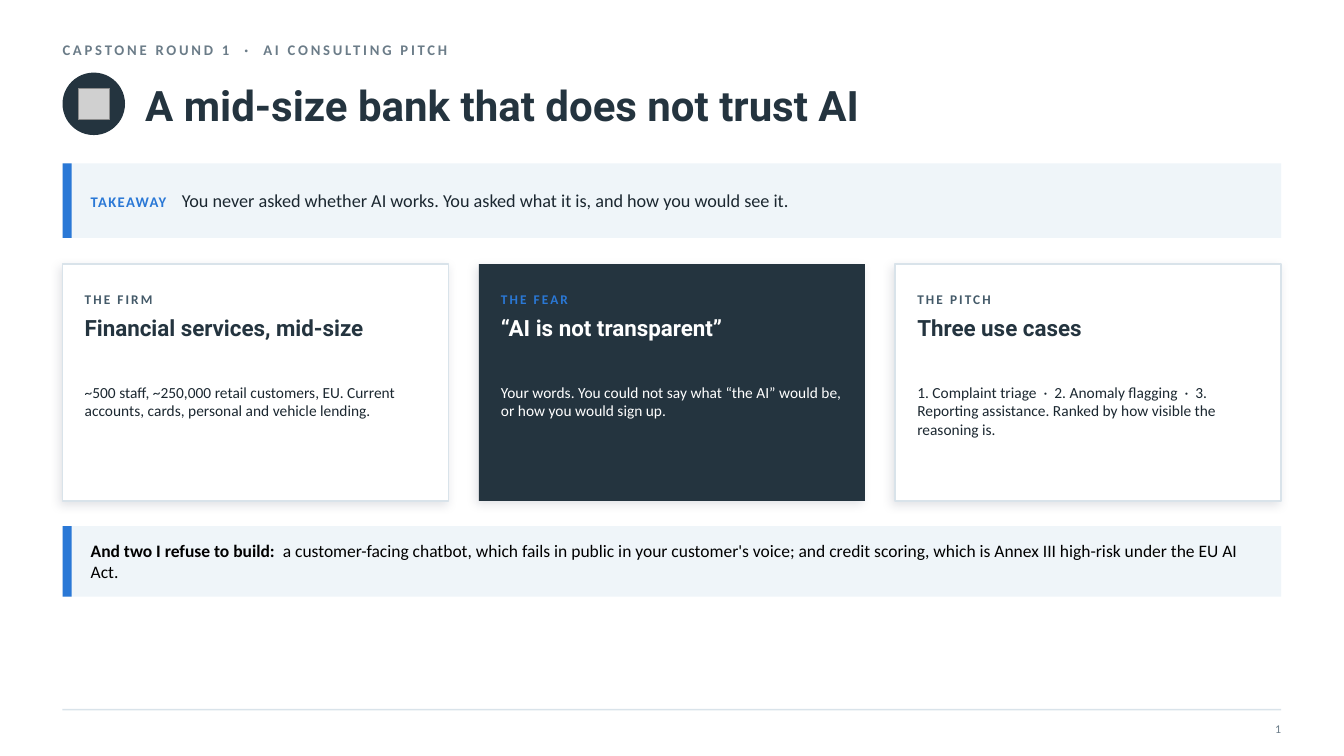
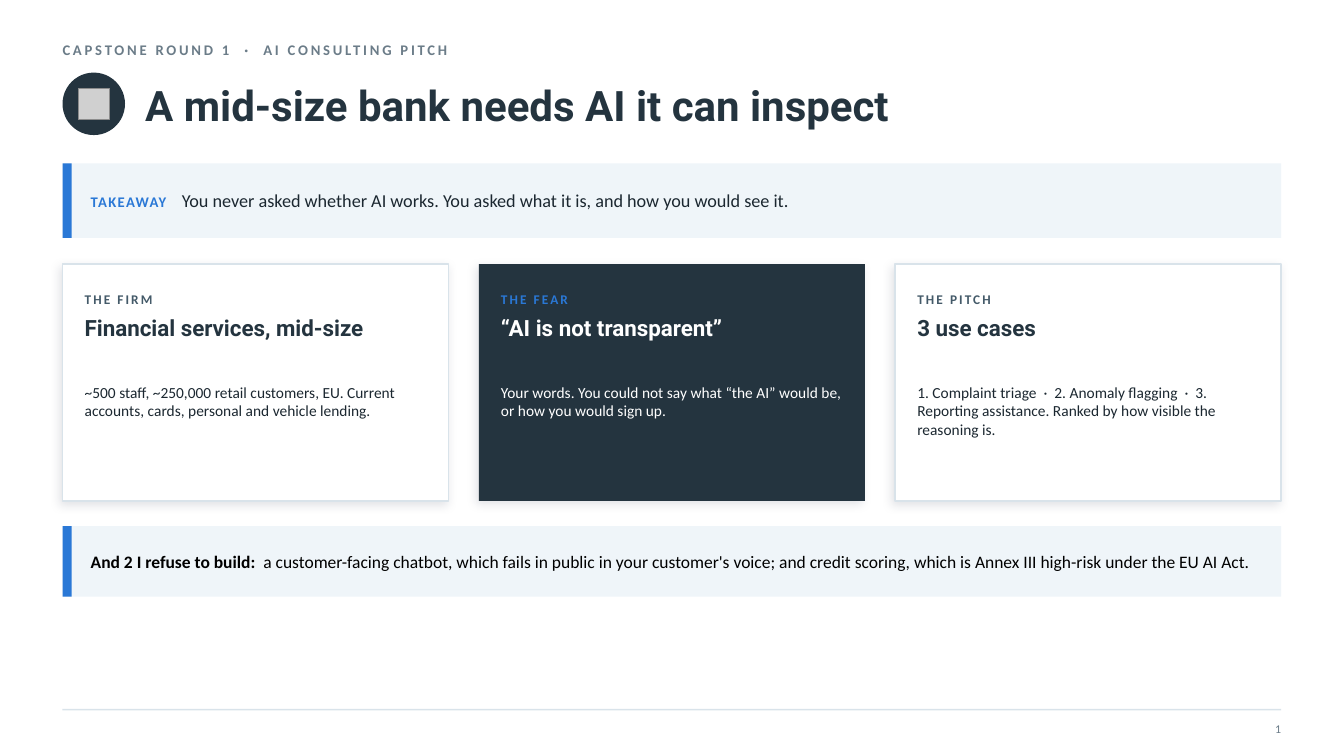
Before and after one commit to nyelugo/PROJECT-Capstone-AI-Consulting, a slide deck: slide 2 of presentation/round1_pitch.pptx. Drawn at 1344x756 pixels with LibreOffice and Linux fonts; fonts in the diff are those of the drawing; grey boxes stand for pictures. Boxes give left, top, right and bottom in pixels: in the first picture for what was removed or moved away, otherwise in the second. Text is boxed around its words. In the diff, an @@ line names an element or a change of style, - is before the commit and + after.

```diff
--- a/presentation/round1_pitch.pptx
+++ b/presentation/round1_pitch.pptx
@@ text at (145,89,889,130): text changed @@
-A mid-size bank that does not trust AI
+A mid-size bank needs AI it can inspect
@@ text at (917,320,1036,337): text changed @@
-Three use cases
+3 use cases
@@ text at (91,555,1249,571): text changed @@
-And two I refuse to build: a customer-facing chatbot, which fails in public in your customer's voice; and credit scoring, which is Annex III high-risk under the EU AI Act.
+And 2 I refuse to build: a customer-facing chatbot, which fails in public in your customer's voice; and credit scoring, which is Annex III high-risk under the EU AI Act.
```
Also in this commit, not shown: 12 other slides changed, 1 slide removed, 1 other file.
